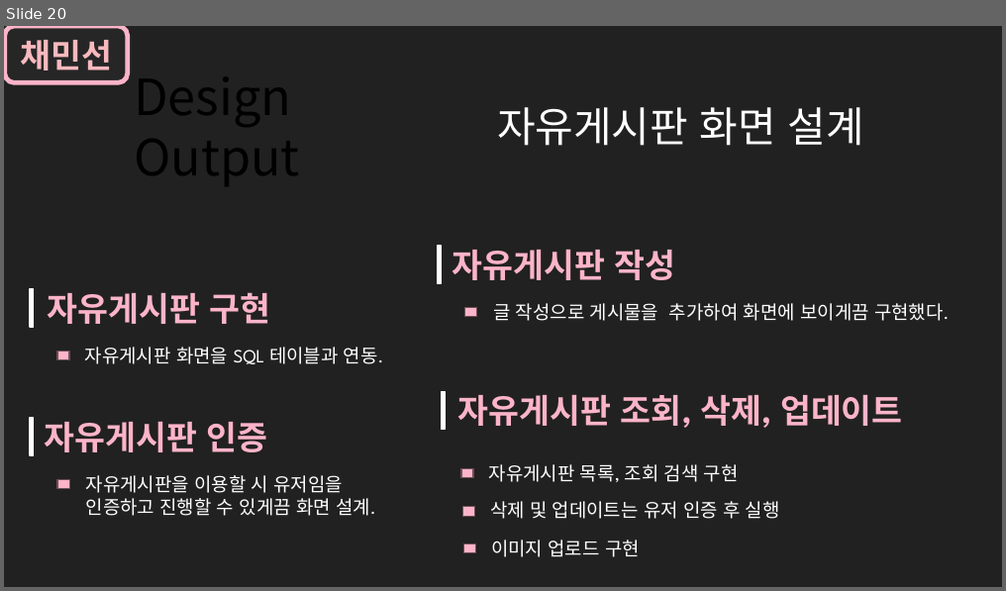
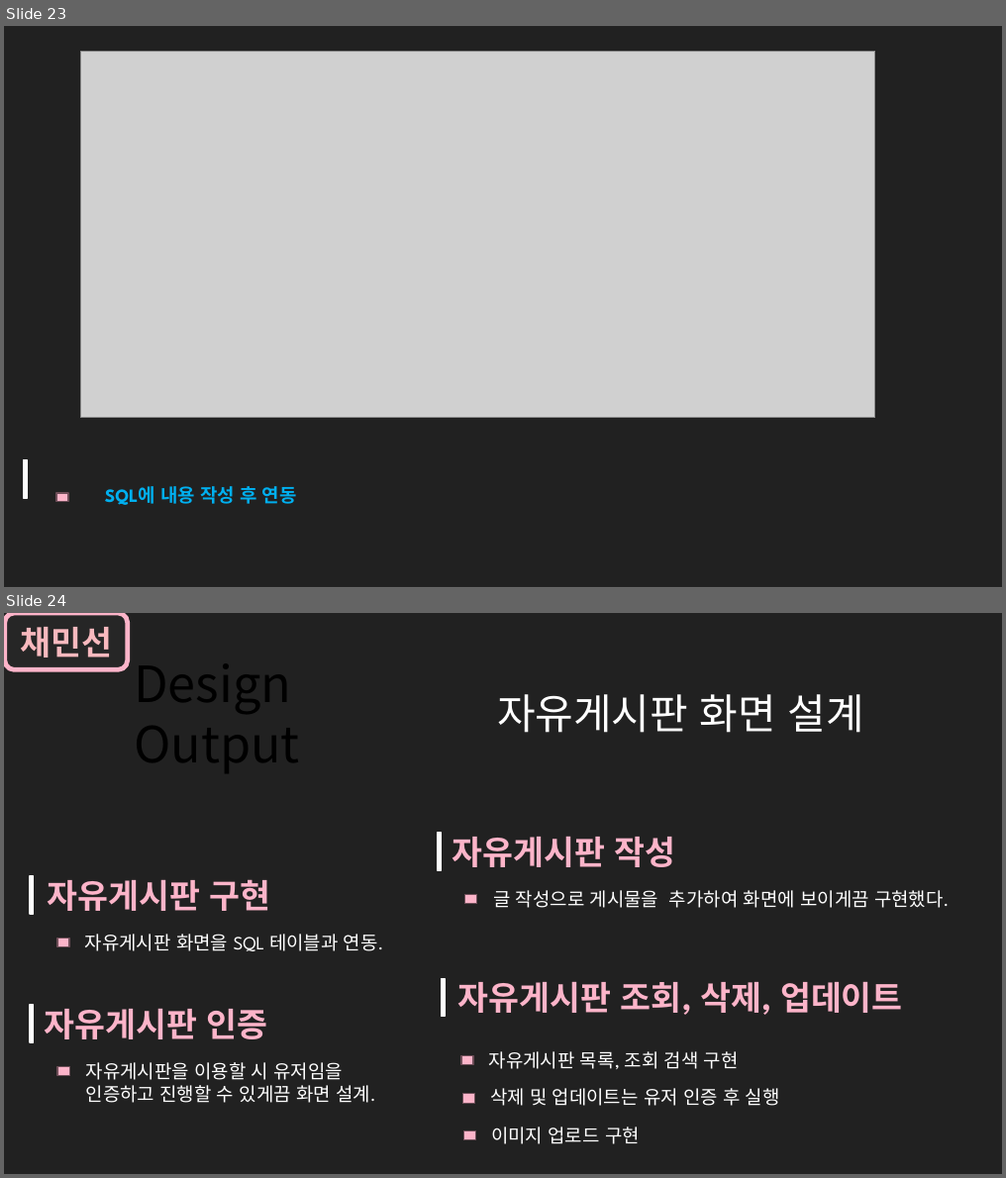
Before and after one commit to Yeonsu1027/router_animal, a slide deck: animal_dbms/반려동물백서발표용.pptx. Shown one above the other, each under a label of ours: slide 20 before the commit, slides 23 and 24 after it. The pictures are 1006x591 and 1006x1178 pixels, drawn with LibreOffice and Linux fonts; fonts in the diff are those of the drawing; grey boxes stand for pictures; background and template pictures are left out. Boxes give left, top, right and bottom in pixels: in the first picture for what was removed or moved away, otherwise in the second. Text is boxed around its words. In the diff, an @@ line names an element or a change of style, - is before the commit and + after.

```diff
--- a/animal_dbms/반려동물백서발표용.pptx
+++ b/animal_dbms/반려동물백서발표용.pptx
@@ slide 23 added at (4,26,1002,587), background #212121 @@
@@ picture added at (80,51,875,417) @@
@@ rectangle added at (24,461,27,498), fill #FFFFFF, outline #FFFFFF 1.25 pt @@
@@ rectangle added at (56,493,68,502), fill #FCB4C9, outline #6E4F58 1.25 pt @@
@@ text added at (105,486,297,505), 18 pt, text #00B0F0, bold @@
+SQL에 내용 작성 후 연동
@@ what was slide 20 is now slide 24 @@
```
Also in this commit, not shown: 1 slide changed, 5 other slides added, 2 slides removed, 11 other files.
